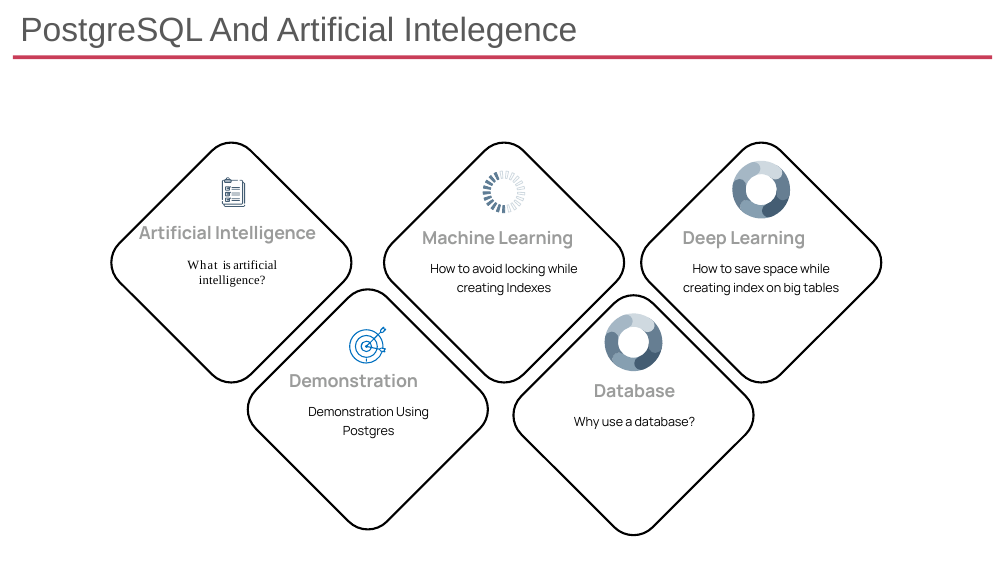
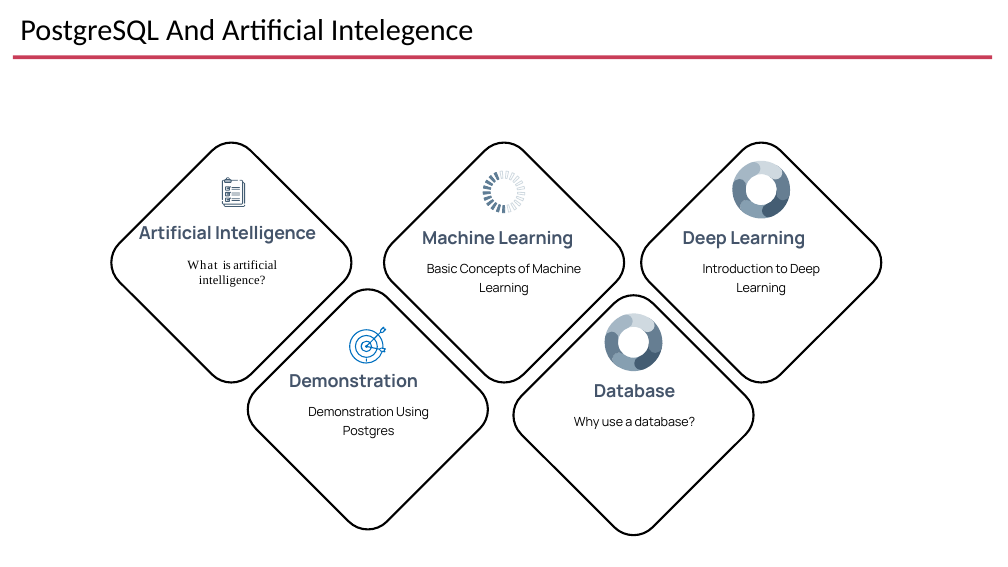
Before and after one commit to ibrarahmad/PostgreSQLTalks, a slide deck: slide 3 of Conferences/2022-Austin-Percona-Live/PL22-PostgreSQL-And-Artifical-Intelegence.pptx. Drawn at 1008x567 pixels with LibreOffice and Linux fonts; fonts in the diff are those of the drawing. Boxes give left, top, right and bottom in pixels: in the first picture for what was removed or moved away, otherwise in the second. Text is boxed around its words. In the diff, an @@ line names an element or a change of style, - is before the commit and + after.

```diff
--- a/Conferences/2022-Austin-Percona-Live/PL22-PostgreSQL-And-Artifical-Intelegence.pptx
+++ b/Conferences/2022-Austin-Percona-Live/PL22-PostgreSQL-And-Artifical-Intelegence.pptx
@@ title "PostgreSQL And Artificial Intelegence" at [20, 19, 474, 46]: size 32 to 28.8 pt, font Arial to Calibri, text colour #595959 to #000000 @@
@@ text colour #9B9C9B to #44546A in 5 elements at [289, 374, 418, 388], [139, 223, 316, 244], [594, 384, 676, 398], [422, 231, 573, 249], [683, 231, 805, 249] @@
@@ text at [427, 263, 581, 296]: text changed @@
-How to avoid locking while creating Indexes
+Basic Concepts of Machine Learning
@@ text at [703, 264, 820, 295]: text changed @@
-How to save space while creating index on big tables
+Introduction to Deep Learning
```
Also in this commit, not shown: 10 other slides changed, 30 slides added.
